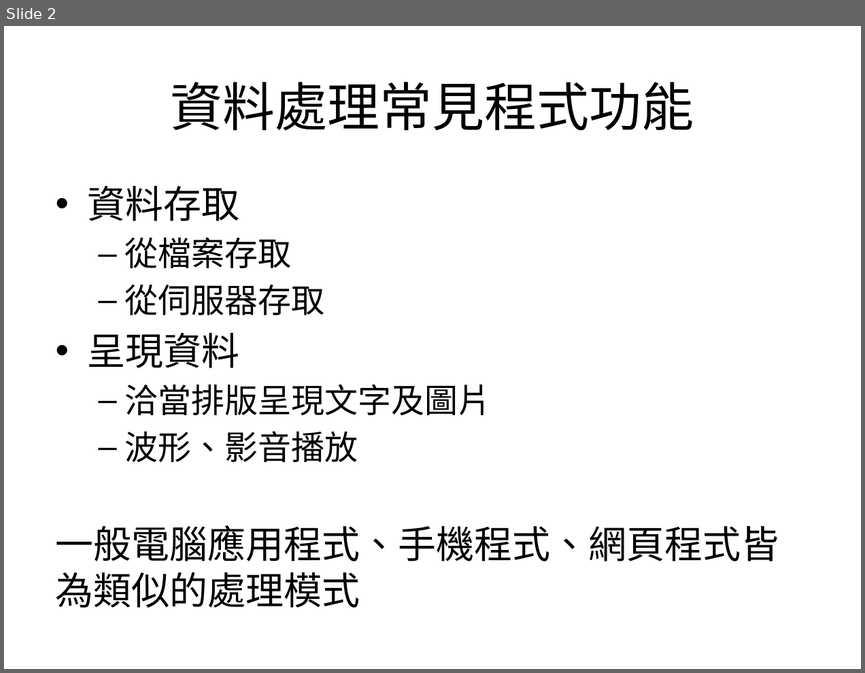
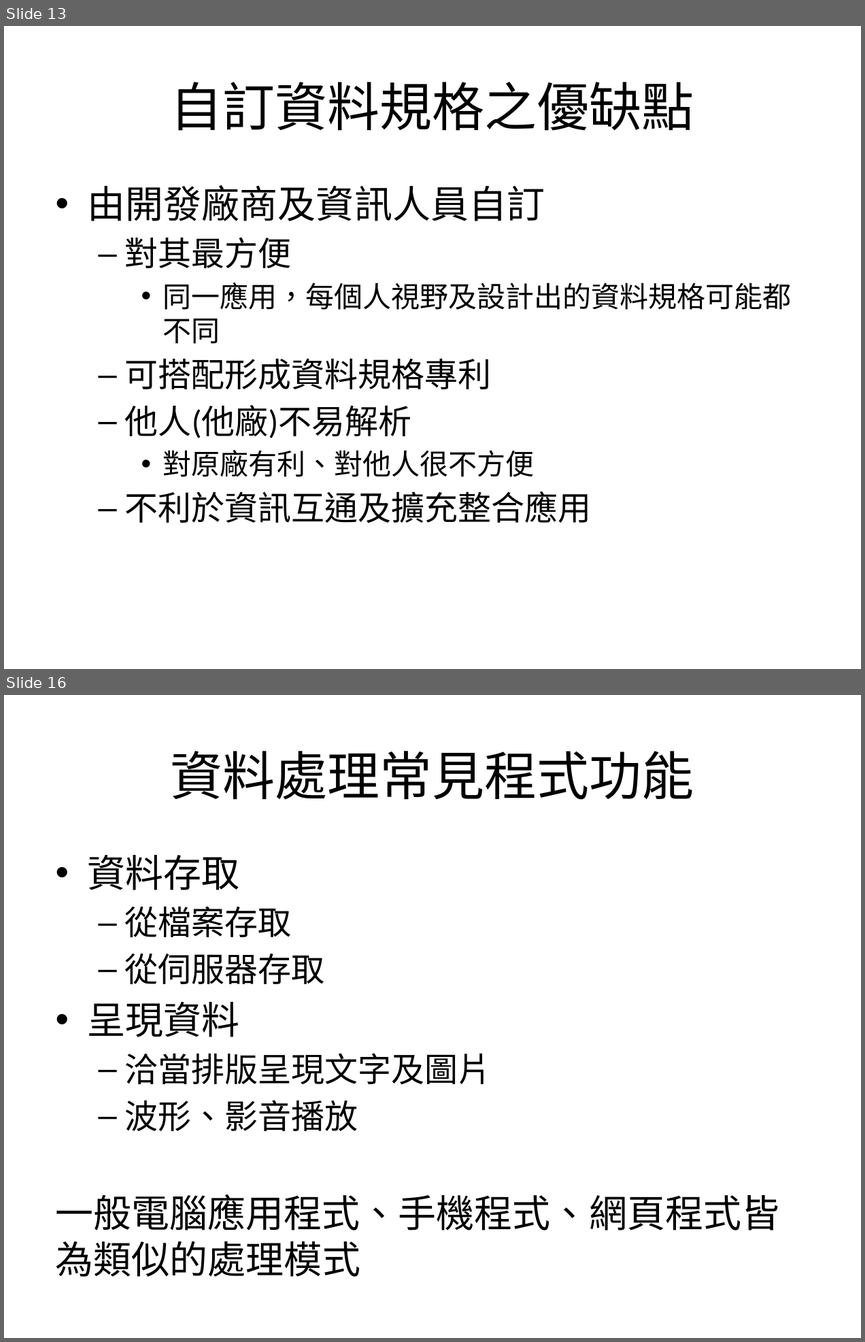
Before and after one commit to mos2718/MICexp, a slide deck: basicDataProcess/S3_DataIO_Process.pptx. Shown one above the other, each under a label of ours: slide 2 before the commit, slides 13 and 16 after it; the slides between them are not shown. The pictures are 865x673 and 865x1342 pixels, drawn with LibreOffice and Linux fonts; fonts in the diff are those of the drawing. Boxes give left, top, right and bottom in pixels: in the first picture for what was removed or moved away, otherwise in the second. Text is boxed around its words. In the diff, an @@ line names an element or a change of style, - is before the commit and + after.

```diff
--- a/basicDataProcess/S3_DataIO_Process.pptx
+++ b/basicDataProcess/S3_DataIO_Process.pptx
@@ slide 13 added at [4, 26, 861, 669], background #FFFFFF @@
@@ title added at [171, 82, 694, 131], 44 pt, text #000000 @@
+自訂資料規格之優缺點
@@ text added at [88, 185, 791, 523], 28 pt, text #000000 @@
+• 由開發廠商及資訊人員自訂
+  – 對其最方便
+    • 同一應用，每個人視野及設計出的資料規格可能都不同
+  – 可搭配形成資料規格專利
+  – 他人(他廠)不易解析
+    • 對原廠有利、對他人很不方便
+  – 不利於資訊互通及擴充整合應用
@@ what was slide 2 is now slide 16 @@
```
Also in this commit, not shown: 1 slide changed, 13 other slides added, 2 other files.
